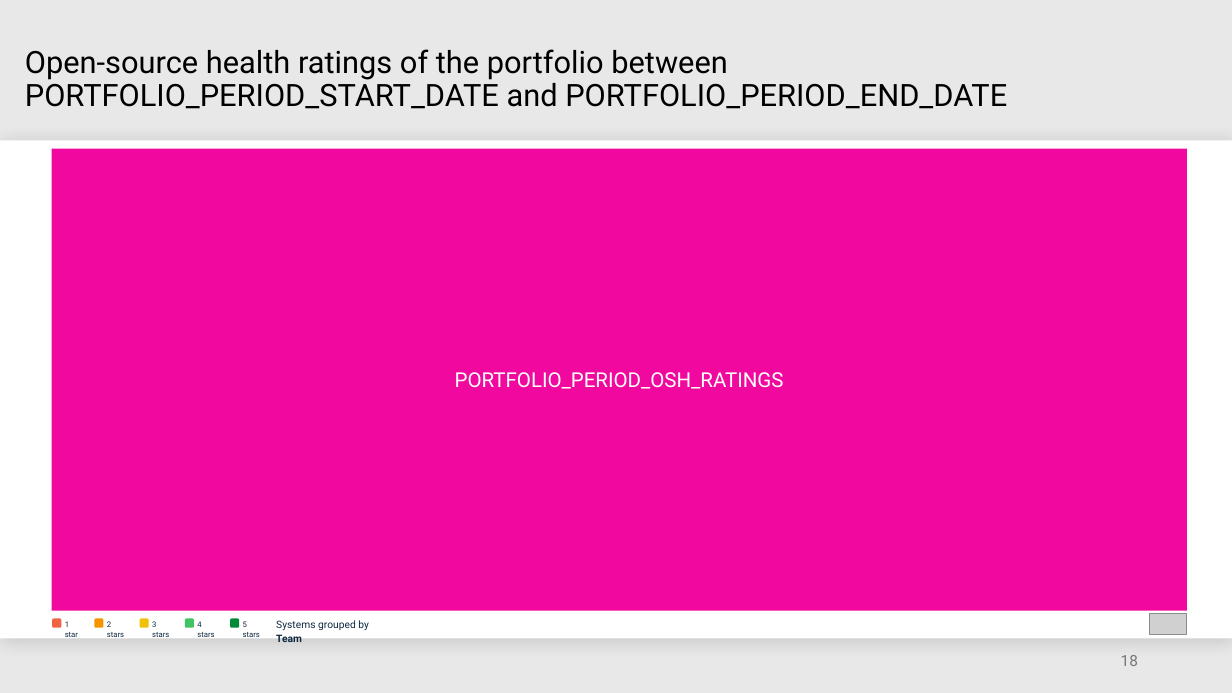
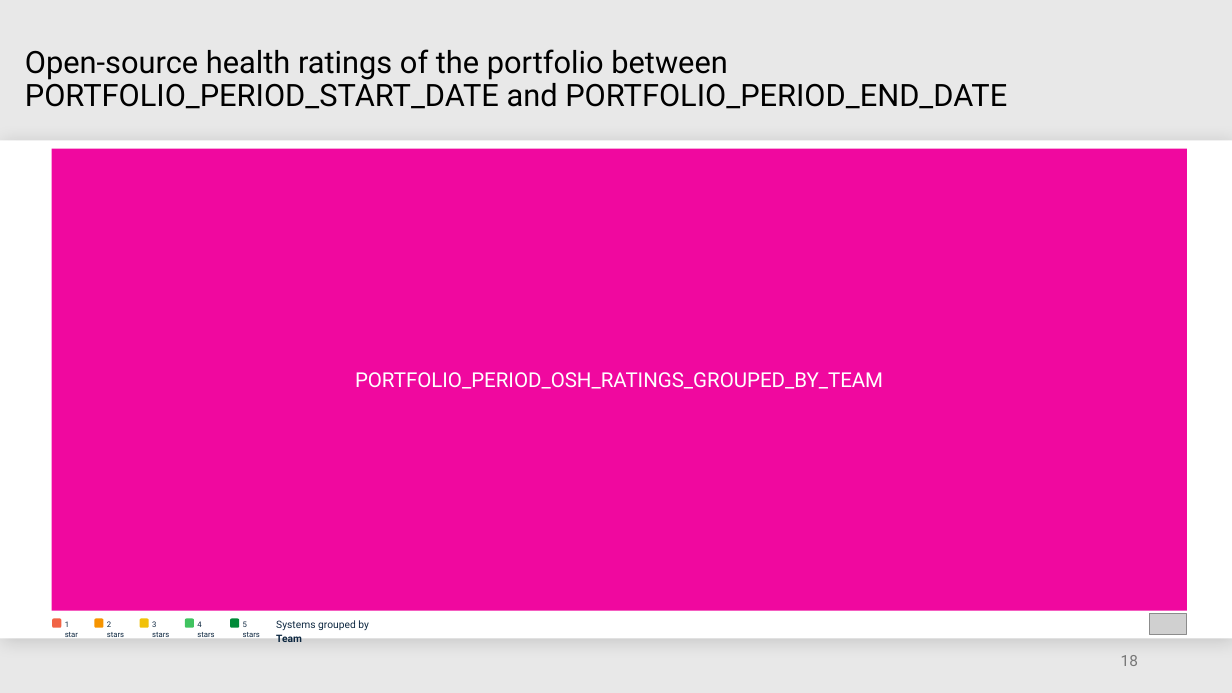
Before and after one commit to mardibiase/sigrid-integrations, a slide deck: slide 18 of report-generator/src/report_generator/presets/templates/portfolio-overview.pptx. Drawn at 1232x693 pixels with LibreOffice and Linux fonts; fonts in the diff are those of the drawing; grey boxes stand for pictures. Boxes give left, top, right and bottom in pixels: in the first picture for what was removed or moved away, otherwise in the second. Text is boxed around its words. In the diff, an @@ line names an element or a change of style, - is before the commit and + after.

```diff
--- a/report-generator/src/report_generator/presets/templates/portfolio-overview.pptx
+++ b/report-generator/src/report_generator/presets/templates/portfolio-overview.pptx
@@ text in rectangle at box(355, 372, 883, 389): text changed @@
-PORTFOLIO_PERIOD_OSH_RATINGS
+PORTFOLIO_PERIOD_OSH_RATINGS_GROUPED_BY_TEAM
```
Also in this commit, not shown: 8 other slides changed.
